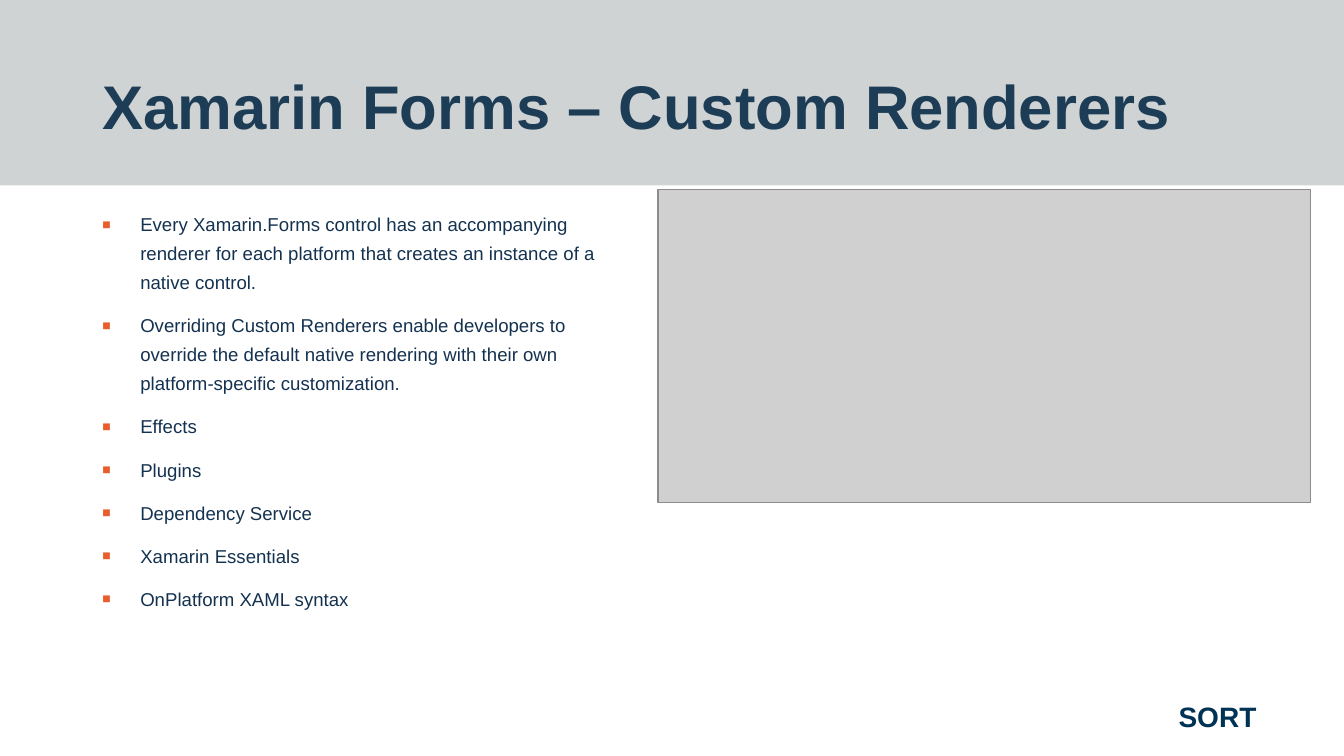
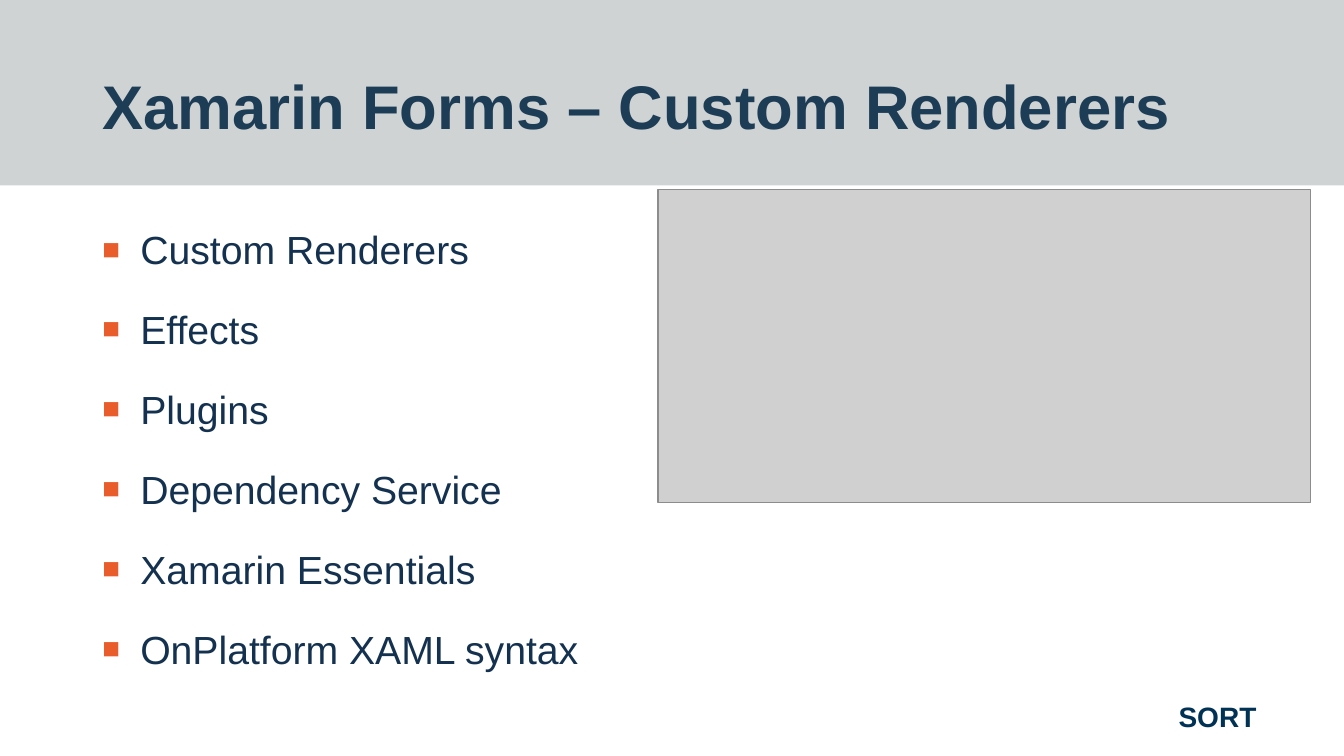
Before and after one commit to worthingtonjg/Sort2019, a slide deck: slide 11 of XamarinForms/Final - Xamarin Forms - Sort 2019 - Jon Worthington.pptx (slide 10 before the commit). Drawn at 1344x756 pixels with LibreOffice and Linux fonts; fonts in the diff are those of the drawing; grey boxes stand for pictures; background and template pictures are left out. Boxes give left, top, right and bottom in pixels: in the first picture for what was removed or moved away, otherwise in the second. Text is boxed around its words. In the diff, an @@ line names an element or a change of style, - is before the commit and + after.

```diff
--- a/XamarinForms/Final - Xamarin Forms - Sort 2019 - Jon Worthington.pptx
+++ b/XamarinForms/Final - Xamarin Forms - Sort 2019 - Jon Worthington.pptx
@@ text at box(140, 235, 469, 265): text changed; size 13.3 to 28 pt @@
-■ Every Xamarin.Forms control has an accompanying renderer for each platform that creates an instance of a native control.
-■ Overriding Custom Renderers enable developers to override the default native rendering with their own platform-specific customization.
+■ Custom Renderers
@@ text at box(140, 315, 578, 672): size 13.3 to 28 pt in "Effects", "Plugins", "Dependency Service", "Xamarin Essentials" and 1 more places; line spacing 1.3 to 1.4 @@
```
Also in this commit, not shown: 5 other slides changed, 2 slides added, 1 slide removed, 1 other file.
